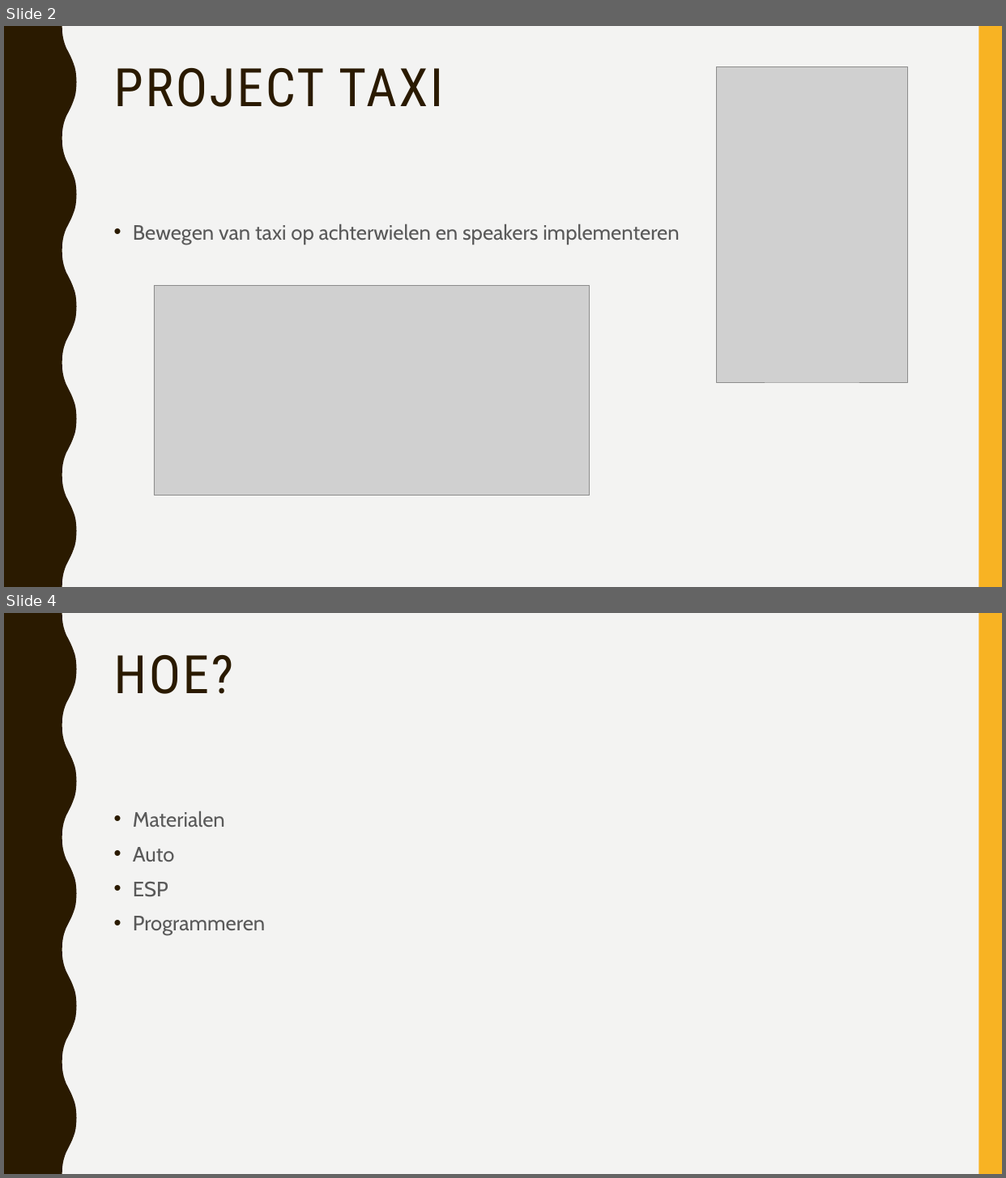
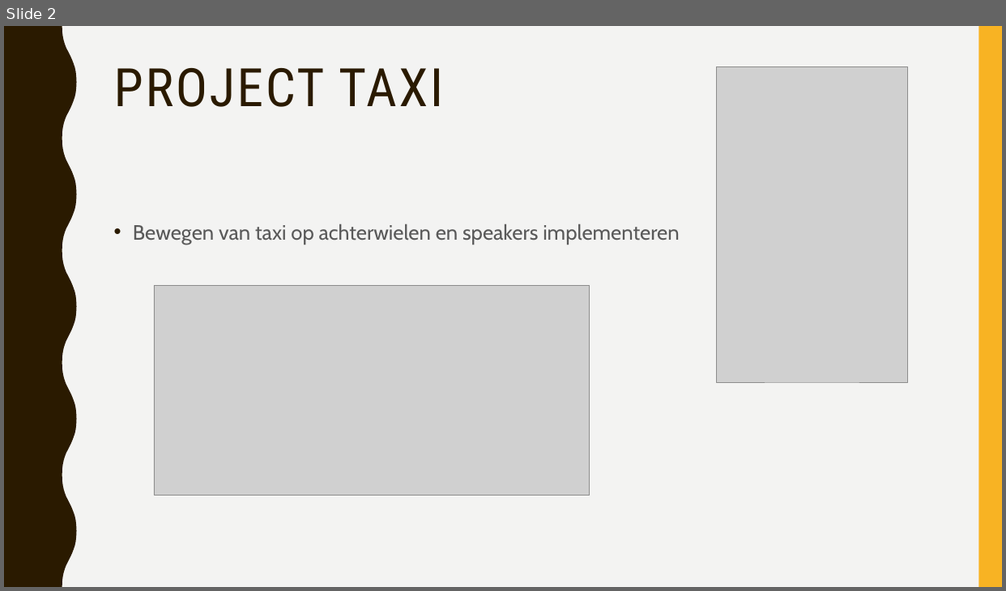
Before and after one commit to vives-project-xp/Taxi, a slide deck: School presentatie/Escape_room_taxi_projectxp.pptx. Shown one above the other, each under a label of ours: slides 2 and 4 before the commit, slide 2 after it; the slides between them are not shown. The pictures are 1006x1178 and 1006x591 pixels, drawn with LibreOffice and Linux fonts; fonts in the diff are those of the drawing; grey boxes stand for pictures. Boxes give left, top, right and bottom in pixels: in the first picture for what was removed or moved away, otherwise in the second. Text is boxed around its words. In the diff, an @@ line names an element or a change of style, - is before the commit and + after.

```diff
--- a/School presentatie/Escape_room_taxi_projectxp.pptx
+++ b/School presentatie/Escape_room_taxi_projectxp.pptx
@@ slide 4 removed at <box>4,613,1002,1174</box>, background #F3F3F2; not listed: 2 template elements that a slide beside it also shows @@
@@ title removed at <box>114,655,234,694</box> @@
-HOE?
@@ text removed at <box>133,811,265,935</box> @@
-• Materialen
-• Auto
-• ESP
-• Programmeren
```
Also in this commit, not shown: 1 slide changed, 1 slide added, 1 other slide removed.
